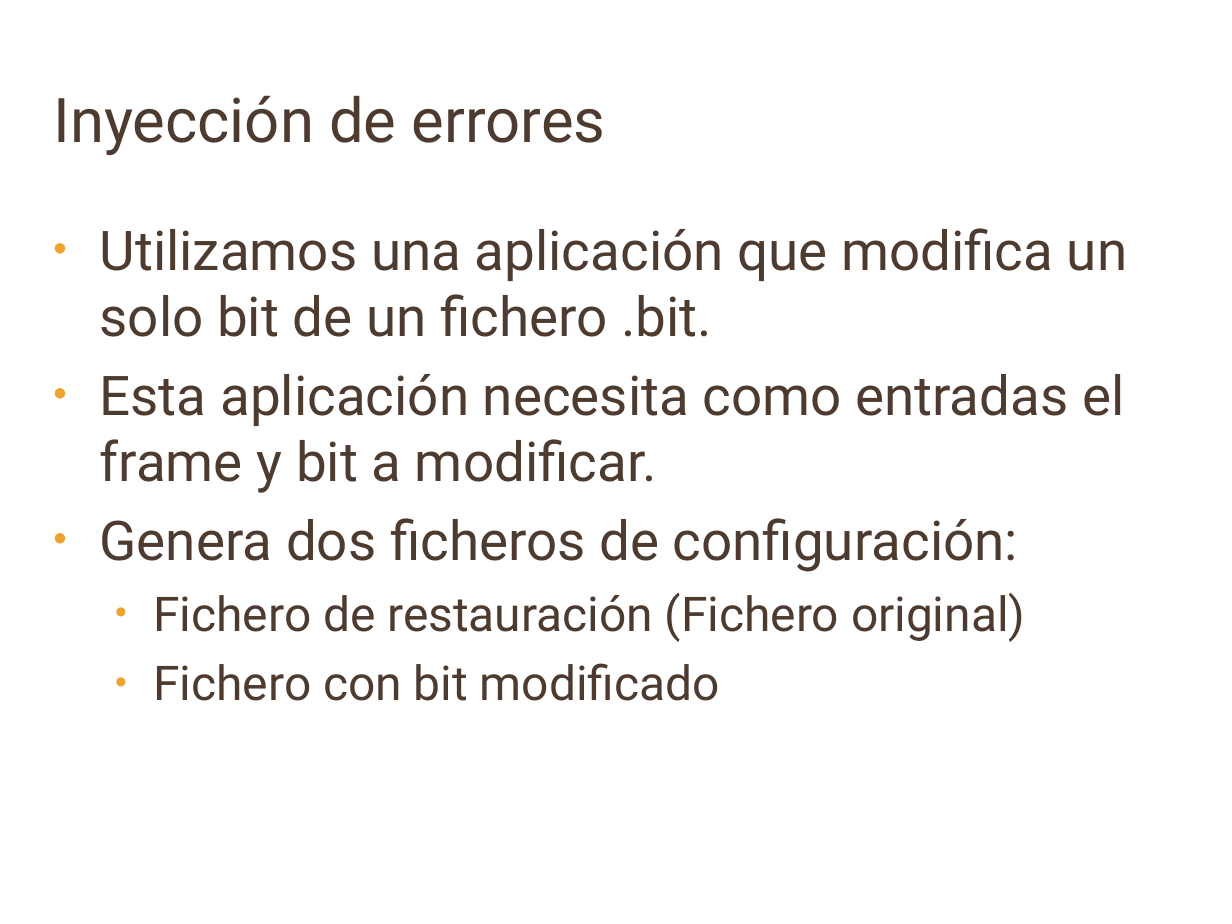
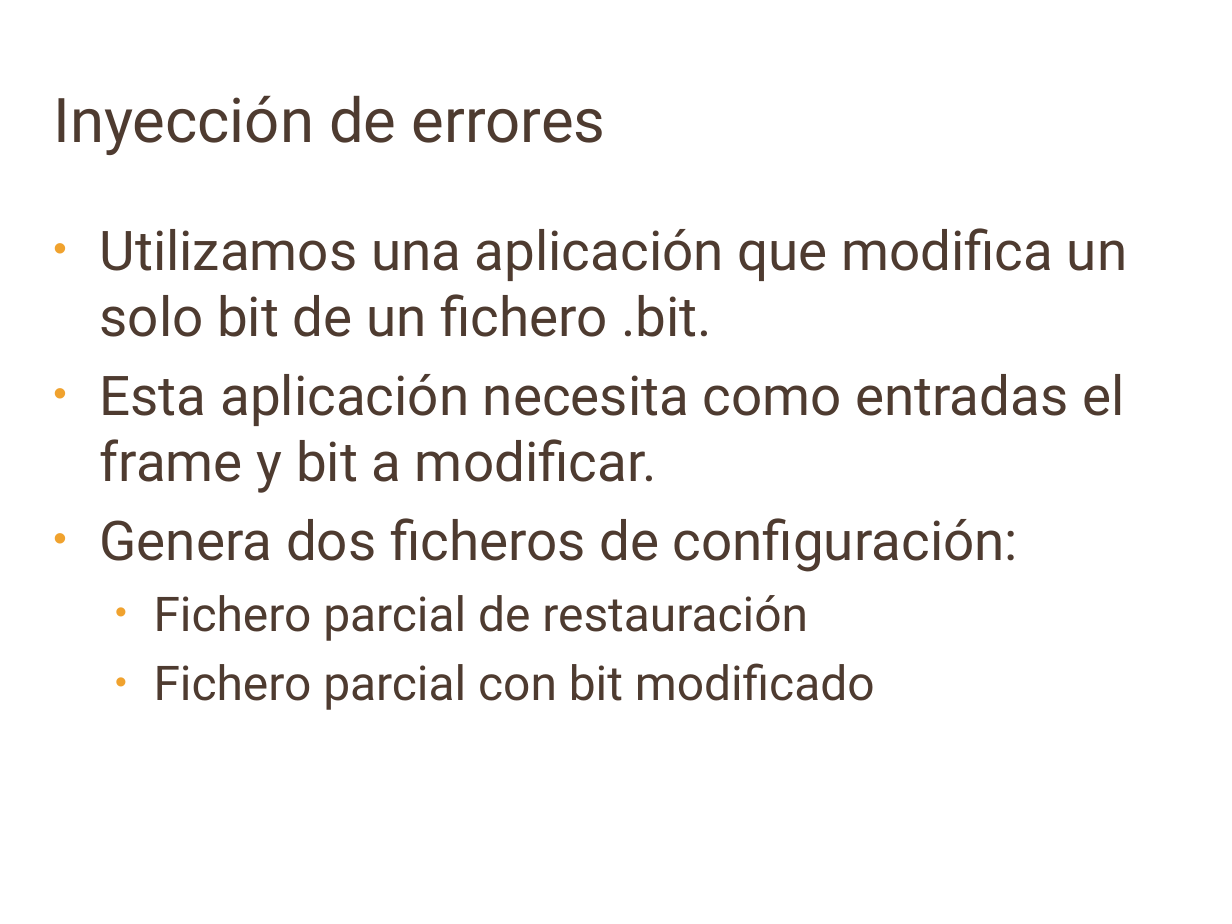
Before and after one commit to gargomanjr/fpga2010, a slide deck: slide 29 of Nessy2.0/memoria/Presentacion_SSII.ppt (slide 32 before the commit). Drawn at 1232x924 pixels with LibreOffice and Linux fonts; fonts in the diff are those of the drawing; background and template pictures are left out. Boxes give left, top, right and bottom in pixels: in the first picture for what was removed or moved away, otherwise in the second. Text is boxed around its words. In the diff, an @@ line names an element or a change of style, - is before the commit and + after.

```diff
--- a/Nessy2.0/memoria/Presentacion_SSII.ppt
+++ b/Nessy2.0/memoria/Presentacion_SSII.ppt
@@ text at (154,595,875,710): text changed @@
-  • Fichero de restauración (Fichero original)
-  • Fichero con bit modificado
+  • Fichero parcial de restauración
+  • Fichero parcial con bit modificado
```
Also in this commit, not shown: 1 other slide changed, 5 slides removed.
